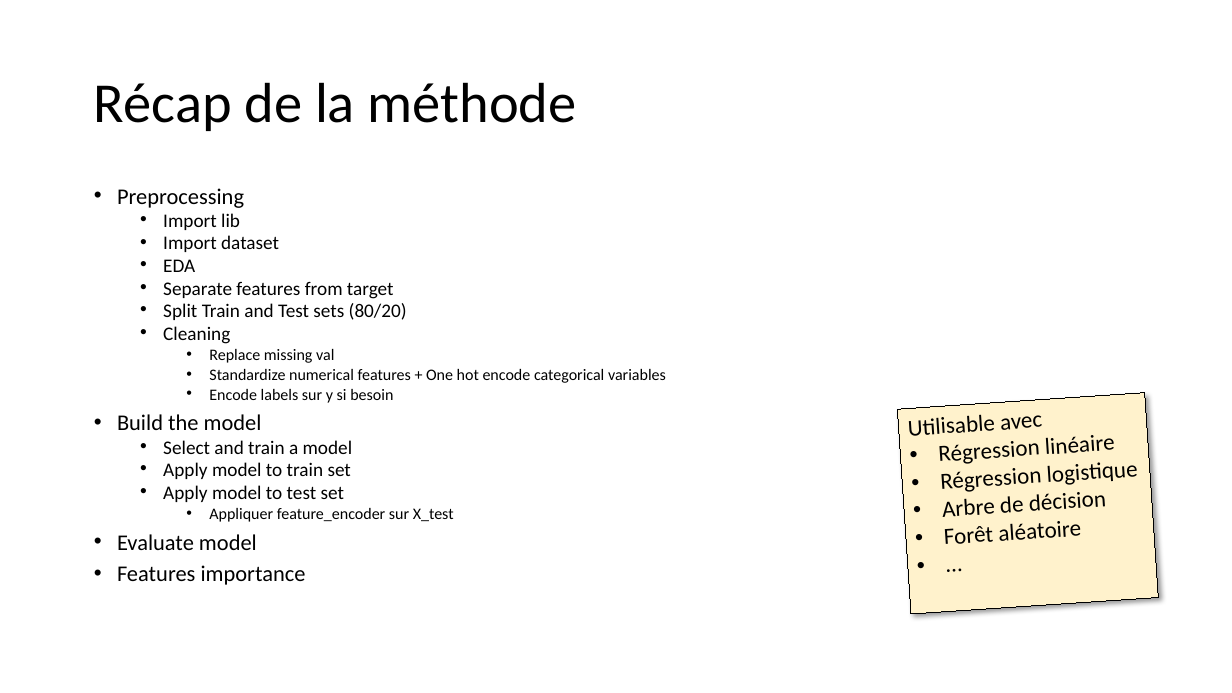
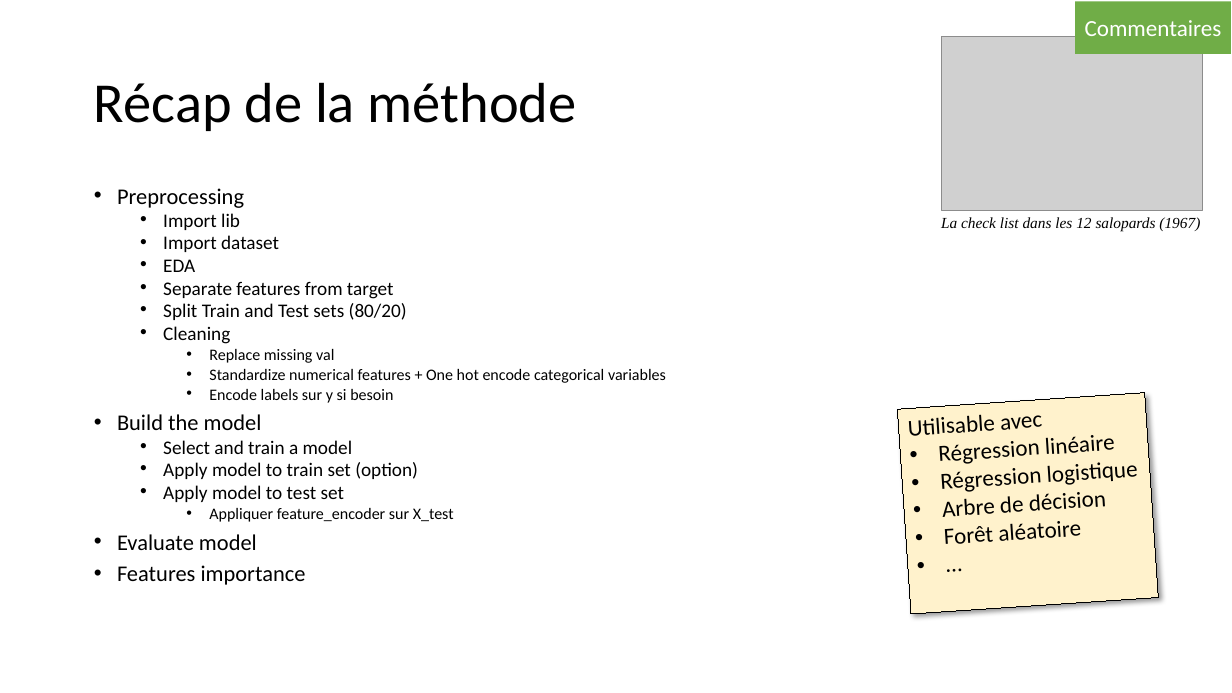
Before and after one commit to 40tude/Data_Essentials_Stage_Oct_2023, a slide deck: slide 40 of 00_notes_de_stage.pptx (slide 37 before the commit). Drawn at 1232x693 pixels with LibreOffice and Linux fonts; fonts in the diff are those of the drawing; grey boxes stand for pictures. Boxes give left, top, right and bottom in pixels: in the first picture for what was removed or moved away, otherwise in the second. Text is boxed around its words. In the diff, an @@ line names an element or a change of style, - is before the commit and + after.

```diff
--- a/00_notes_de_stage.pptx
+++ b/00_notes_de_stage.pptx
@@ rectangle added at (1076,1,1232,54), fill #70AD47, 18 pt, text #FFFFFF @@
+Commentaires
@@ picture added at (942,37,1202,211) @@
@@ text added at (941,217,1200,232), 12 pt, text #000000, italic @@
+La check list dans les 12 salopards (1967)
@@ text at (163,462,418,479): text changed @@
-  • Apply model to train set
+  • Apply model to train set (option)
```
Also in this commit, not shown: 15 other slides changed, 6 slides added, 7 other files.
